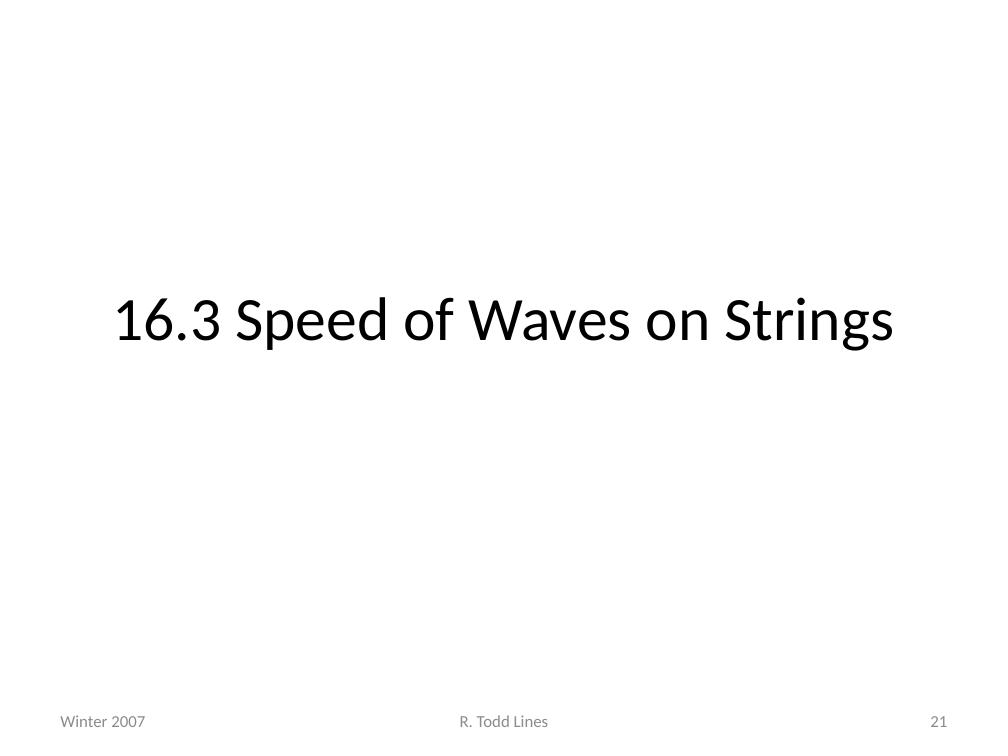
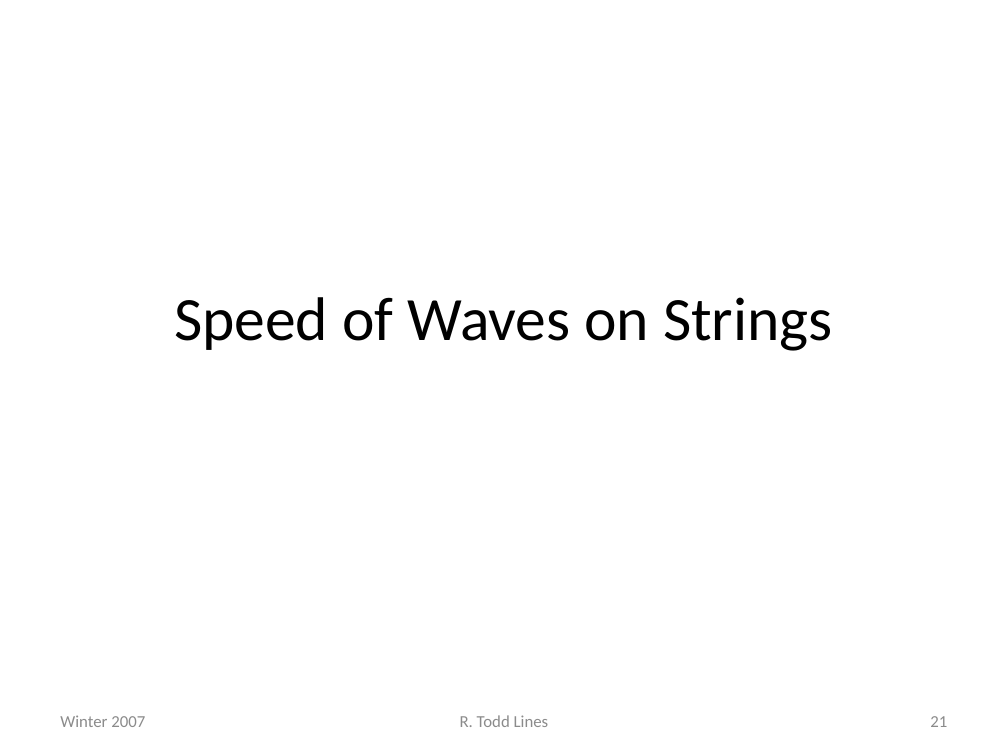
Before and after one commit to rtlines/PH223-Engineering-Physics, a slide deck: slide 21 of Slides/PH223_Lecture_03.pptx. Drawn at 1008x756 pixels with LibreOffice and Linux fonts; fonts in the diff are those of the drawing. Boxes give left, top, right and bottom in pixels: in the first picture for what was removed or moved away, otherwise in the second. Text is boxed around its words. In the diff, an @@ line names an element or a change of style, - is before the commit and + after.

```diff
--- a/Slides/PH223_Lecture_03.pptx
+++ b/Slides/PH223_Lecture_03.pptx
@@ title at box(174, 297, 833, 351): text changed @@
-16.3 Speed of Waves on Strings
+Speed of Waves on Strings
```
Also in this commit, not shown: 1 other slide changed, 1 slide added, 1 slide removed, 55 other files.
